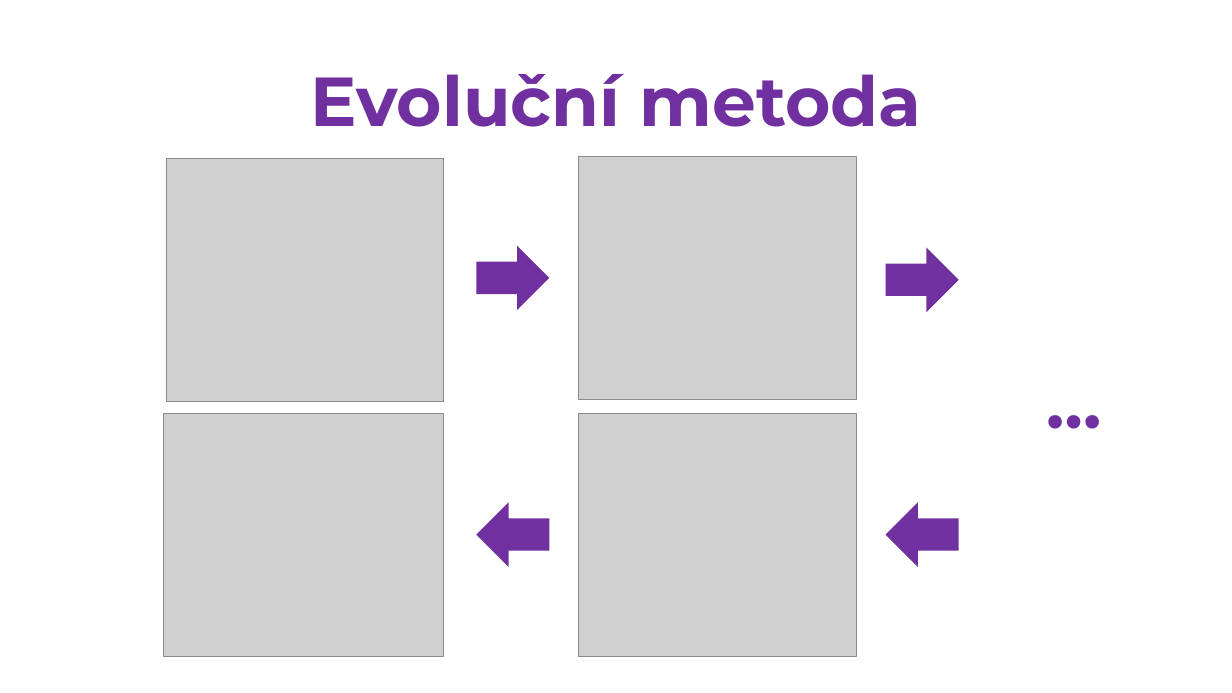
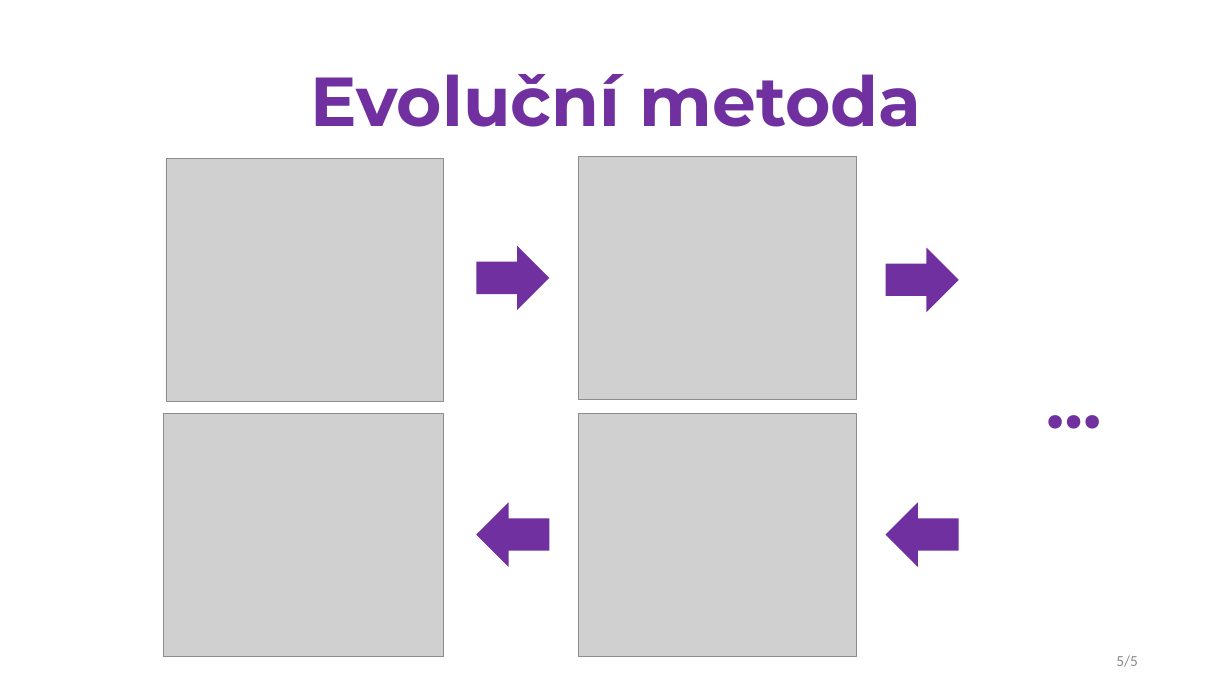
Before and after one commit to kwimbik/hack_kosice, a slide deck: slide 5 of Prezentace.pptx. Drawn at 1232x693 pixels with LibreOffice and Linux fonts; fonts in the diff are those of the drawing; grey boxes stand for pictures; background and template pictures are left out. Boxes give left, top, right and bottom in pixels: in the first picture for what was removed or moved away, otherwise in the second. Text is boxed around its words. In the diff, an @@ line names an element or a change of style, - is before the commit and + after.

```diff
--- a/Prezentace.pptx
+++ b/Prezentace.pptx
@@ page number added at (1116, 655, 1138, 667), 12 pt, text #8C8C8C @@
+5/5
```
Also in this commit, not shown: 4 other slides changed.
